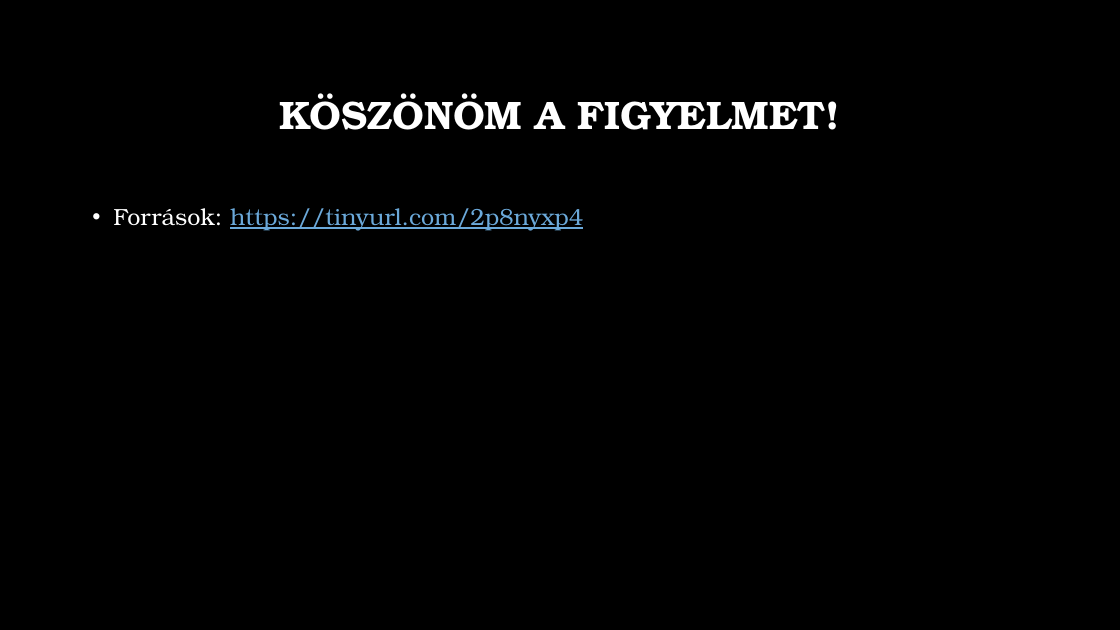
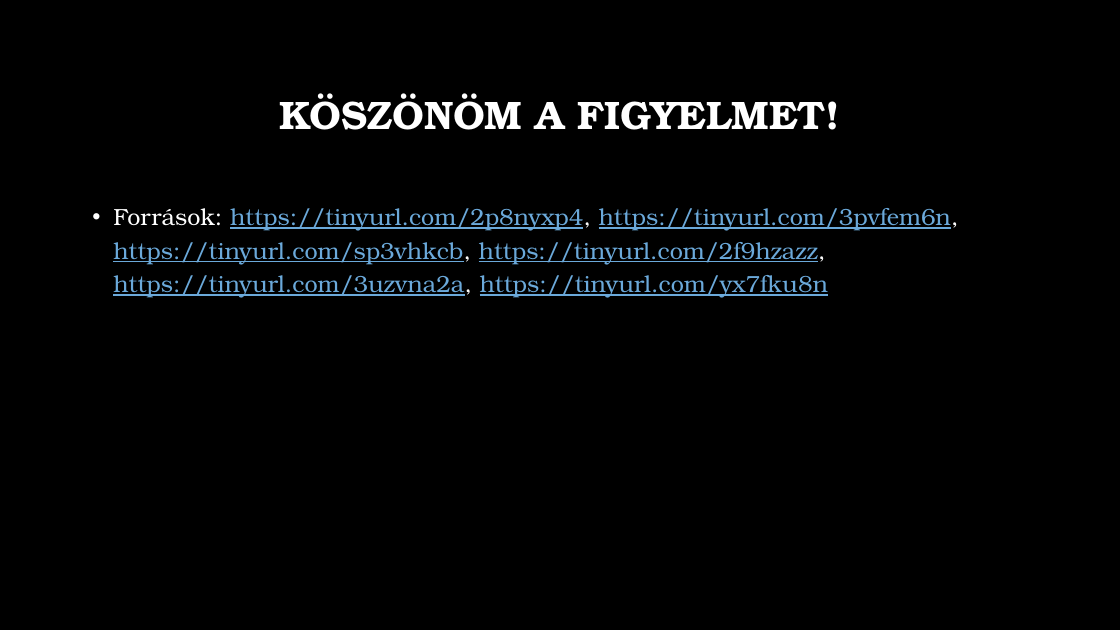
Before and after one commit to bartekaron/Sz-m-t-g-p-v-delme, a slide deck: slide 10 of Számítógép védelme.pptx (slide 11 before the commit). Drawn at 1120x630 pixels with LibreOffice and Linux fonts; fonts in the diff are those of the drawing; background and template pictures are left out. Boxes give left, top, right and bottom in pixels: in the first picture for what was removed or moved away, otherwise in the second. Text is boxed around its words. In the diff, an @@ line names an element or a change of style, - is before the commit and + after.

```diff
--- a/Számítógép védelme.pptx
+++ b/Számítógép védelme.pptx
@@ text at [113, 208, 959, 298]: text changed @@
-• Források: https://tinyurl.com/2p8nyxp4
+• Források: https://tinyurl.com/2p8nyxp4, https://tinyurl.com/3pvfem6n, https://tinyurl.com/sp3vhkcb, https://tinyurl.com/2f9hzazz, https://tinyurl.com/3uzvna2a, https://tinyurl.com/yx7fku8n
```
Also in this commit, not shown: 3 other slides changed, 5 slides added, 6 slides removed.
